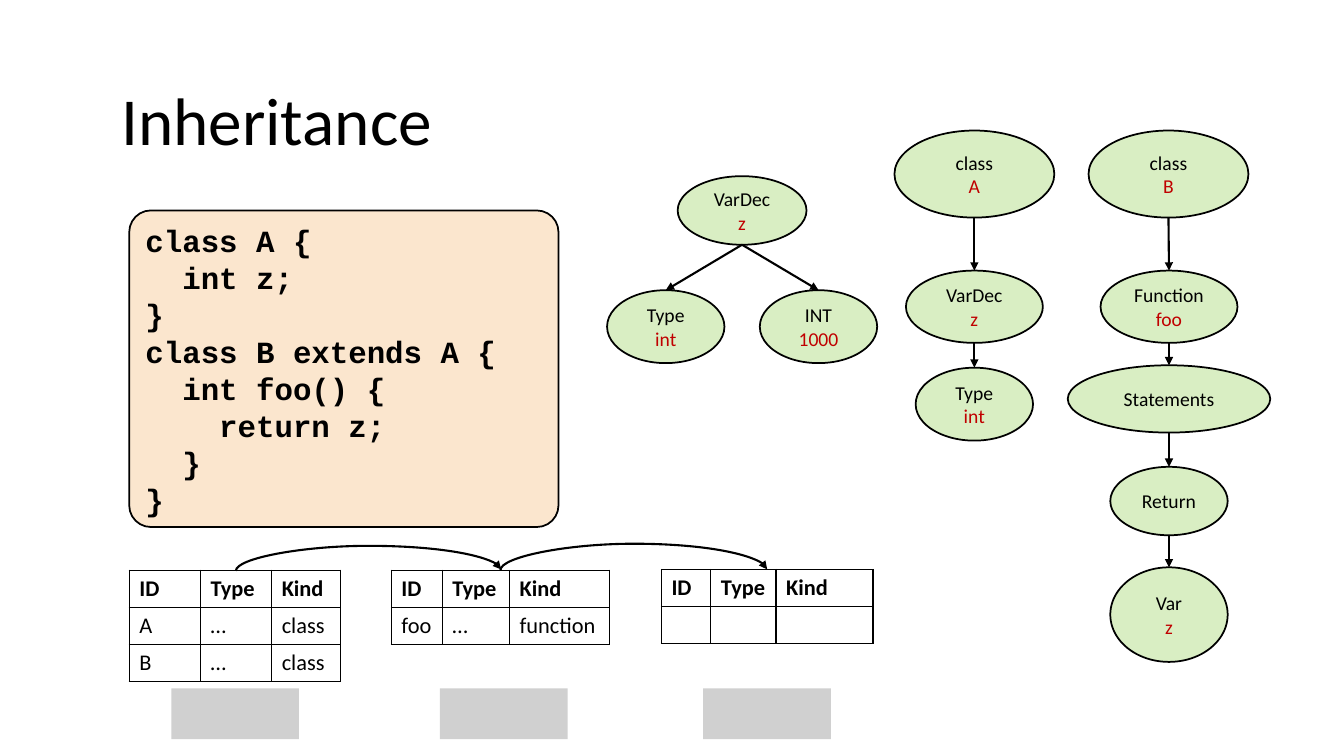
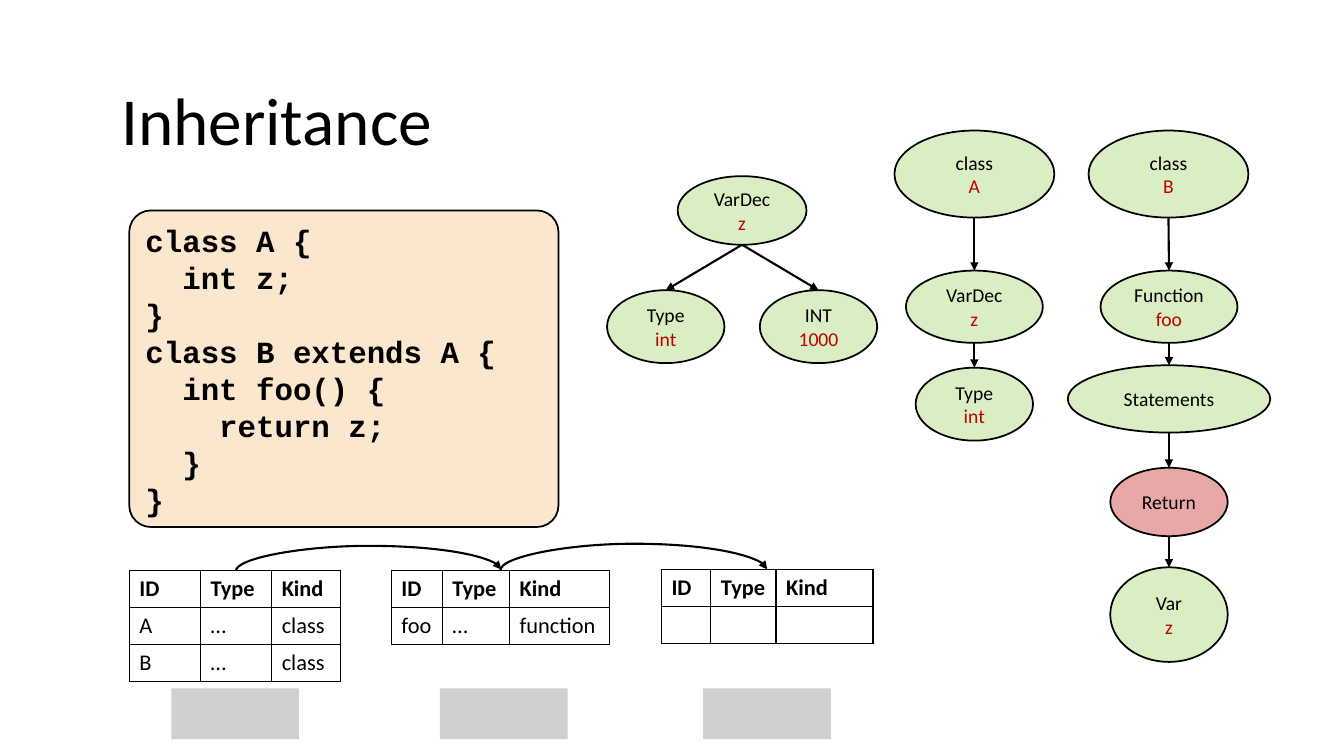
Before and after one commit to nivshani/compilation, a slide deck: slide 116 of slides/semantic.pptx. Drawn at 1344x756 pixels with LibreOffice and Linux fonts; fonts in the diff are those of the drawing; grey boxes stand for pictures. Boxes give left, top, right and bottom in pixels: in the first picture for what was removed or moved away, otherwise in the second. Text is boxed around its words. In the diff, an @@ line names an element or a change of style, - is before the commit and + after.

```diff
--- a/slides/semantic.pptx
+++ b/slides/semantic.pptx
@@ ellipse "Return" at (1111, 468, 1228, 536): fill #92D050 at 34% opacity to #C00000 at 34% opacity @@
```
Also in this commit, not shown: 4 other slides changed, 1 other file.
